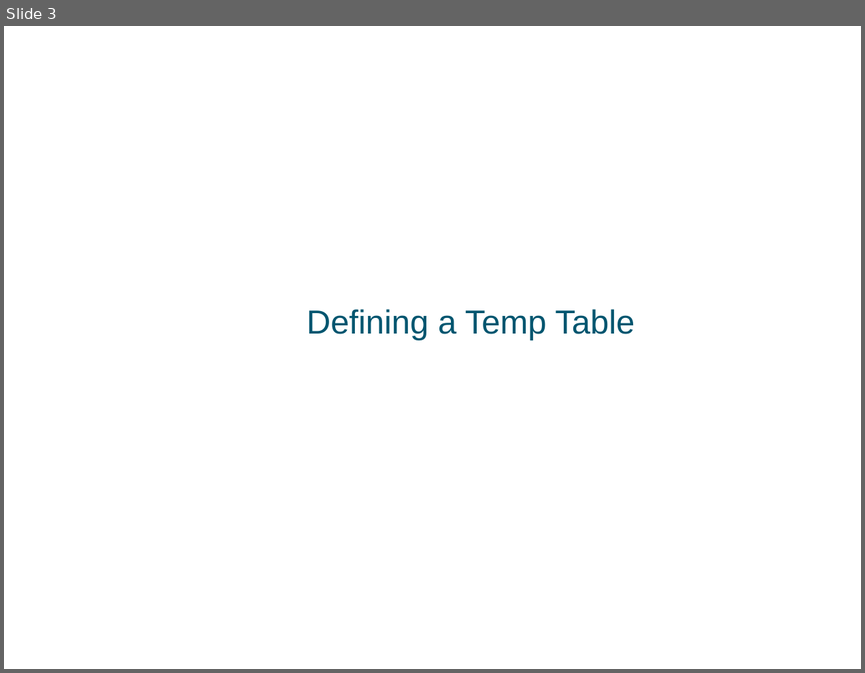
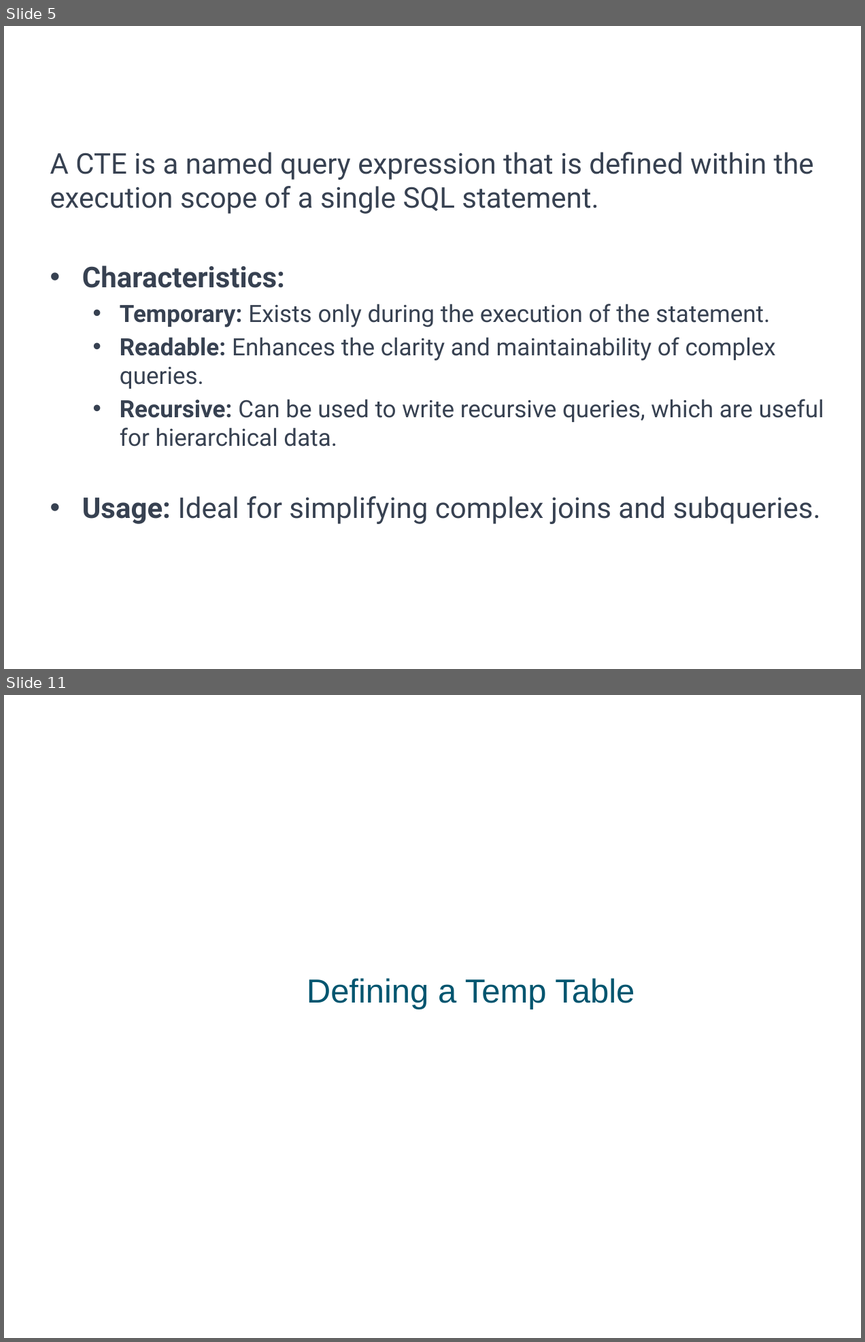
Before and after one commit to a099954/ABC-Program, a slide deck: SQL/Day 5 Temp Tables/Temp Tables SQL.pptx. Shown one above the other, each under a label of ours: slide 3 before the commit, slides 5 and 11 after it; the slides between them are not shown. The pictures are 865x673 and 865x1342 pixels, drawn with LibreOffice and Linux fonts; fonts in the diff are those of the drawing; background and template pictures are left out. Boxes give left, top, right and bottom in pixels: in the first picture for what was removed or moved away, otherwise in the second. Text is boxed around its words. In the diff, an @@ line names an element or a change of style, - is before the commit and + after.

```diff
--- a/SQL/Day 5 Temp Tables/Temp Tables SQL.pptx
+++ b/SQL/Day 5 Temp Tables/Temp Tables SQL.pptx
@@ slide 5 added at (4, 26, 861, 669), background #FFFFFF @@
@@ title added at (41, 37, 813, 78), 24 pt, text #FFFFFF @@
+What is a TEMP TABLE
@@ text added at (50, 152, 824, 524), 20 pt, text #374151 @@
+A CTE is a named query expression that is defined within the execution scope of a single SQL statement.
+• Characteristics:
+  • Temporary: Exists only during the execution of the statement.
+  • Readable: Enhances the clarity and maintainability of complex queries.
+  • Recursive: Can be used to write recursive queries, which are useful for hierarchical data.
+• Usage: Ideal for simplifying complex joins and subqueries.
@@ what was slide 3 is now slide 11 @@
```
Also in this commit, not shown: 13 slides changed, 8 other slides added, 1 slide removed, 6 other files.
